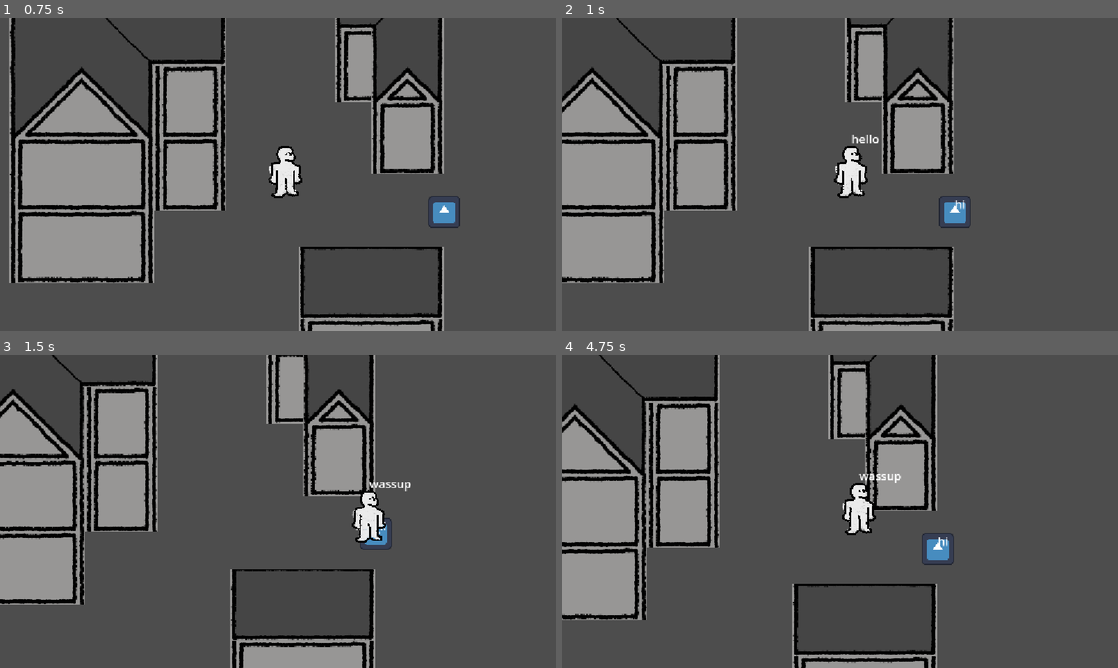
Above: before the commit, frames 1-4 (two rows, left to right).
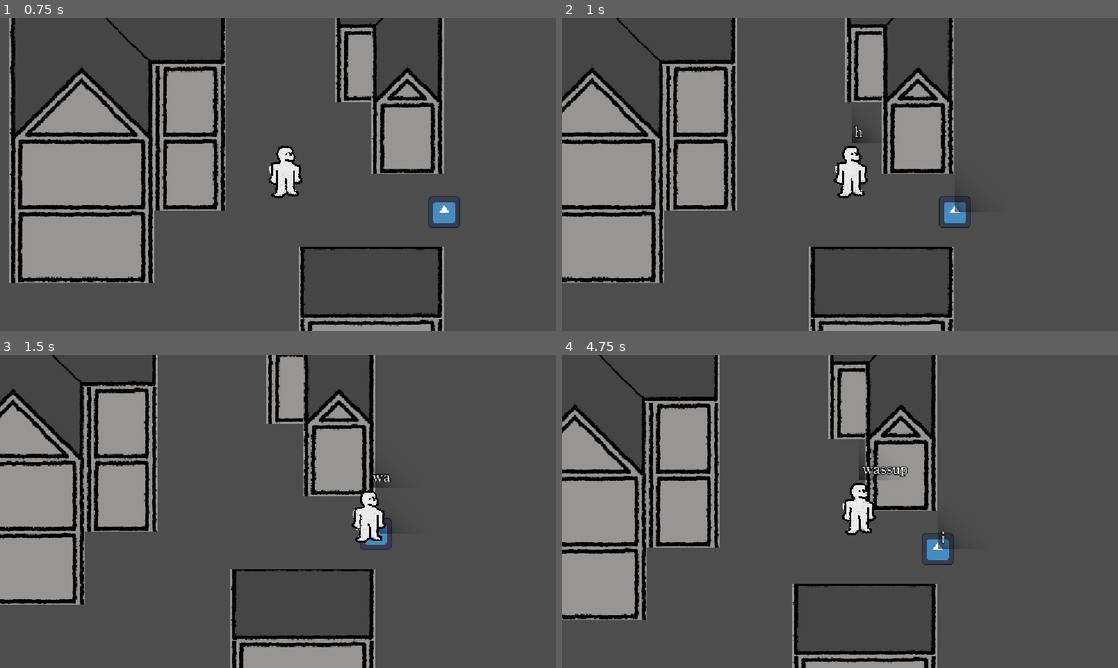
Above: after the commit, the same moments.

Repository: bobthefroog/ogpcpjlk
Game: Godot game, scene res://main.tscn
Same seed, same stepped clock (60 frames per second), same inputs: the game is played once before the commit and once after it. The engine's default icon, where the game draws it, is replaced by a stand-in: a white triangle on a blue panel in a dark square.
Inputs (mouse positions are in pixels of both pictures, inside the frame that each line leads up to):
- Up to frame 1 (0.75 s): tap Enter at 0.5 s; move the mouse to (400, 158) at 0.52 s; hold D (right) from 0.53 s (still down); click (400, 158) at 0.6 s
- Up to frame 2 (1 s): keep holding D (right)
- Up to frame 3 (1.5 s): move the mouse to (166, 527) at 1.27 s; release D (right) at 1.28 s; hold S (down) from 1.28 s (still down); click (166, 527) at 1.35 s
- Up to frame 4 (4.75 s): move the mouse to (895, 442) at 2.02 s; release S (down) at 2.03 s; hold D (right) 2.03-2.78 s; click (895, 442) at 2.1 s; move the mouse to (812, 574) at 2.77 s; hold W (up) 2.78-3.53 s; click (812, 574) at 2.85 s; move the mouse to (1006, 558) at 3.52 s; hold A (left) from 3.53 s (still down); click (1006, 558) at 3.6 s; move the mouse to (673, 464) at 4.27 s; click (673, 464) at 4.35 s

Frame 1 is identical in both runs. In frame 2, 0.2% of the frame differs, in the area x 52-74%, y 34-62%; in frame 3, 0.2%; in frame 4, 0.4%, in the area x 53-71%, y 33-62%.

Commit message:
basic dialogue added

Diff:
--- /dev/null
+++ b/bubble.gd
@@ -0,0 +1,7 @@
+extends Sprite2D
+
+func _process(delta: float) -> void:
+	if Global.iconv:
+		visible = true
+	else:
+		visible = false
--- a/global.gd
+++ b/global.gd
@@ -1,6 +1,8 @@
 extends Node
 
 var iconv = 0
+var pdone = true
+signal pldone
 
 # Called when the node enters the scene tree for the first time.
 func _ready() -> void:
--- a/main.tscn
+++ b/main.tscn
@@ -29,7 +29,7 @@
 
 [node name="Ptalk" parent="Player" unique_id=1043364333 instance=ExtResource("3_1bvp3")]
 z_index = 10
-position = Vector2(0, -76)
+position = Vector2(0, -86)
 script = ExtResource("4_lquwl")
 
 [node name="testarea" parent="." unique_id=450002822 instance=ExtResource("3_h2yge")]
@@ -52,6 +52,10 @@
 [node name="talktimer" type="Timer" parent="." unique_id=2017064057]
 one_shot = true
 
+[node name="talkspeed" type="Timer" parent="." unique_id=1925475139]
+wait_time = 0.05
+one_shot = true
+
 [connection signal="body_entered" from="conv1" to="conv1/npctalk" method="_on_conv_1_body_entered"]
 [connection signal="body_exited" from="conv1" to="conv1/npctalk" method="_on_conv_1_body_exited"]
 [connection signal="timeout" from="talktimer" to="conv1/npctalk" method="_on_talktimer_timeout"]
--- a/npctalk.gd
+++ b/npctalk.gd
@@ -1,30 +1,50 @@
 extends Node2D
 
+var talk = 0
 var speak = 0
 var conv1 = ["hi", "yup", "edwyzytwdt"]
+var ospeak = -1
+var done = false
+@onready var timer = get_parent().get_parent().get_node("talktimer")
+@onready var speedt = get_parent().get_parent().get_node("talkspeed")
 
-@onready var timer = get_parent().get_parent().get_node("talktimer")
-# Called when the node enters the scene tree for the first time.
 func _ready() -> void:
 	$Label.text = ""
 	speak = 0
-# Called every frame. 'delta' is the elapsed time since the previous frame.
+
 func _process(delta: float) -> void:
 	if Global.iconv == 1:
-		$Label.text = conv1[speak]
-		if Input.is_action_just_pressed("TalkNext"):
+		if speak != ospeak:
+			talk = 0
+			$Label.text = ""
+			if done == true and Global.pdone == true:
+				done = false
+				talking()
+				ospeak = speak
+		if Input.is_action_just_pressed("TalkNext") and Global.pdone == true:
 			if speak < (len(conv1)-1):
-				timer.start()
-				#try to find out how to add timer timeout in this part
-				if timer.is_stopped():
-					speak += 1
+				$Label.text = ""
+				pdone()
 			else:
 				$Label.text = ""
 				speak = 0
 				Global.iconv = 0
+				ospeak = -1
 	else:
 		$Label.text = ""
 		speak = 0
+		ospeak = -1
+		done = true
+
+func talking():
+	talk = 0
+	for item in len(conv1[speak]):
+		if talk < (len(conv1[speak])):
+			$Label.text += conv1[speak][talk]
+		talk += 1
+		speedt.start()
+		await speedt.timeout
+	done = true
 
 func _on_conv_1_body_entered(body: Node2D) -> void:
 	Global.iconv = 1
@@ -32,6 +52,6 @@
 func _on_conv_1_body_exited(body: Node2D) -> void:
 	Global.iconv = 0
 
-
-func _on_talktimer_timeout() -> void:
-	print("rhdgiryudghruidhg")
+func pdone():
+	await Global.pldone
+	speak += 1
--- a/npctalk.tscn
+++ b/npctalk.tscn
@@ -1,14 +1,31 @@
 [gd_scene format=3 uid="uid://dapghmd2fnxlt"]
 
-[sub_resource type="LabelSettings" id="LabelSettings_wca5u"]
-font_size = 32
+[ext_resource type="Texture2D" uid="uid://btg7kfnyq50cy" path="res://art/bubble.png" id="1_0xhcb"]
+[ext_resource type="Script" uid="uid://cmowuut8vstyk" path="res://bubble.gd" id="2_ysmtm"]
+[ext_resource type="FontFile" uid="uid://bltalkot5skku" path="res://art/font.TTF" id="3_ysmtm"]
+
+[sub_resource type="LabelSettings" id="LabelSettings_hd6x4"]
+font = ExtResource("3_ysmtm")
+font_size = 40
+outline_size = 9
+outline_color = Color(0, 0, 0, 1)
 
 [node name="npctalk" type="Node2D" unique_id=1109226562]
 
-[node name="Label" type="Label" parent="." unique_id=1135763388]
-offset_top = -292.0
-offset_right = 260.0
-text = "dghruid rdgrdgrd grdg rdgg rgrdgg yj zcxz cdfff"
-label_settings = SubResource("LabelSettings_wca5u")
+[node name="bubble" type="Sprite2D" parent="." unique_id=888734907]
+visible = false
+position = Vector2(69, -69)
+scale = Vector2(0.276, 0.276)
+texture = ExtResource("1_0xhcb")
+script = ExtResource("2_ysmtm")
+
+[node name="Label" type="Label" parent="." unique_id=746401017]
+offset_left = 8.0
+offset_top = -410.0
+offset_right = 323.0
+offset_bottom = -8.0
+text = "
+"
+label_settings = SubResource("LabelSettings_hd6x4")
 vertical_alignment = 2
 autowrap_mode = 2
--- a/ptalk.gd
+++ b/ptalk.gd
@@ -2,7 +2,9 @@
 
 var speak = 0
 var conv1 = ["hello", "wassup", "dxgfhnz"]
-
+var talk = 0
+var ospeak = -1
+@onready var speedt = get_parent().get_parent().get_node("talkspeed")
 
 # Called when the node enters the scene tree for the first time.
 func _ready() -> void:
@@ -12,14 +14,32 @@
 # Called every frame. 'delta' is the elapsed time since the previous frame.
 func _process(delta: float) -> void:
 	if Global.iconv == 1:
-		$Label.text = conv1[speak]
-		if Input.is_action_just_pressed("TalkNext"):
+		if speak != ospeak:
+			talk = 0
+			$Label.text = ""
+			if Global.pdone == true:
+				Global.pdone = false
+				talking()
+		ospeak = speak
+		if Input.is_action_just_pressed("TalkNext") and Global.pdone == true:
 			if speak < (len(conv1)-1):
 				speak += 1
 			else:
 				$Label.text = ""
 				speak = 0
 				Global.iconv = 0
+				ospeak = -1
 	else:
 		$Label.text = ""
 		speak = 0
+		ospeak = -1
+
+func talking():
+		for i in len(conv1[speak]):
+			if talk < (len(conv1[speak])):
+				$Label.text += conv1[speak][talk]
+			talk += 1
+			speedt.start()
+			await speedt.timeout
+		Global.pdone = true
+		Global.pldone.emit()
--- a/ptalk.tscn
+++ b/ptalk.tscn
@@ -1,15 +1,29 @@
 [gd_scene format=3 uid="uid://dqu1fgmwtpdxr"]
 
+[ext_resource type="Texture2D" uid="uid://btg7kfnyq50cy" path="res://art/bubble.png" id="1_2d47q"]
+[ext_resource type="FontFile" uid="uid://bltalkot5skku" path="res://art/font.TTF" id="1_xe4ct"]
+[ext_resource type="Script" uid="uid://cmowuut8vstyk" path="res://bubble.gd" id="2_6oimw"]
+
 [sub_resource type="LabelSettings" id="LabelSettings_msgtk"]
-font_size = 32
+font = ExtResource("1_xe4ct")
+font_size = 40
+outline_size = 9
+outline_color = Color(0, 0, 0, 1)
 
 [node name="Ptalk" type="Node2D" unique_id=1043364333]
 
+[node name="bubble" type="Sprite2D" parent="." unique_id=1611038924]
+visible = false
+position = Vector2(69, -69)
+scale = Vector2(0.276, 0.276)
+texture = ExtResource("1_2d47q")
+script = ExtResource("2_6oimw")
+
 [node name="Label" type="Label" parent="." unique_id=824755128]
-offset_top = -318.0
-offset_right = 260.0
-text = "
-"
+offset_left = 8.0
+offset_top = -410.0
+offset_right = 323.0
+offset_bottom = -8.0
 label_settings = SubResource("LabelSettings_msgtk")
 vertical_alignment = 2
 autowrap_mode = 2
--- a/testarea.tscn
+++ b/testarea.tscn
@@ -1,6 +1,6 @@
 [gd_scene format=3 uid="uid://6we7bvbaucve"]
 
-[ext_resource type="Texture2D" uid="uid://cjr7ja1stdgus" path="res://art/housetile.png" id="1_5v1cx"]
+[ext_resource type="Texture2D" uid="uid://cjr7ja1stdgus" path="res://art/houses/housetile.png" id="1_5v1cx"]
 
 [sub_resource type="TileSetAtlasSource" id="TileSetAtlasSource_xvnlw"]
 texture = ExtResource("1_5v1cx")
--- a/tile_test.tscn
+++ b/tile_test.tscn
@@ -1,6 +1,6 @@
 [gd_scene format=3 uid="uid://c4e1i63i68twy"]
 
-[ext_resource type="Texture2D" uid="uid://cjr7ja1stdgus" path="res://art/housetile.png" id="1_wifgb"]
+[ext_resource type="Texture2D" uid="uid://cjr7ja1stdgus" path="res://art/houses/housetile.png" id="1_wifgb"]
 
 [sub_resource type="TileSetAtlasSource" id="TileSetAtlasSource_wifgb"]
 texture = ExtResource("1_wifgb")
Binary file added: art/bubble.png
Not shown, changed: art/bubble.png.import
Binary file added: art/font.TTF
Not shown, added: art/font.TTF.import
Binary file changed: art/houses/housetile.png
Not shown, changed: art/houses/housetile.png.import
Binary file removed: art/housetile.png
Not shown, added: bubble.gd.uid
Not shown, added: oldstyle_hplhs.zip
